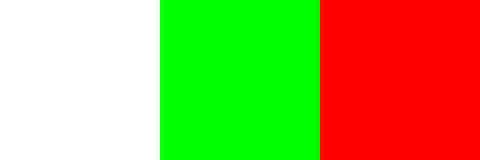
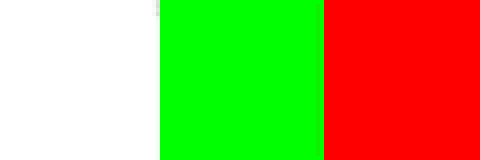
Two versions of the same layered image (480x160). Layer-by-layer changes:
renamed "Background" to "Blocks_for_Map.png", painted on it over [152, 0, 324, 160]
